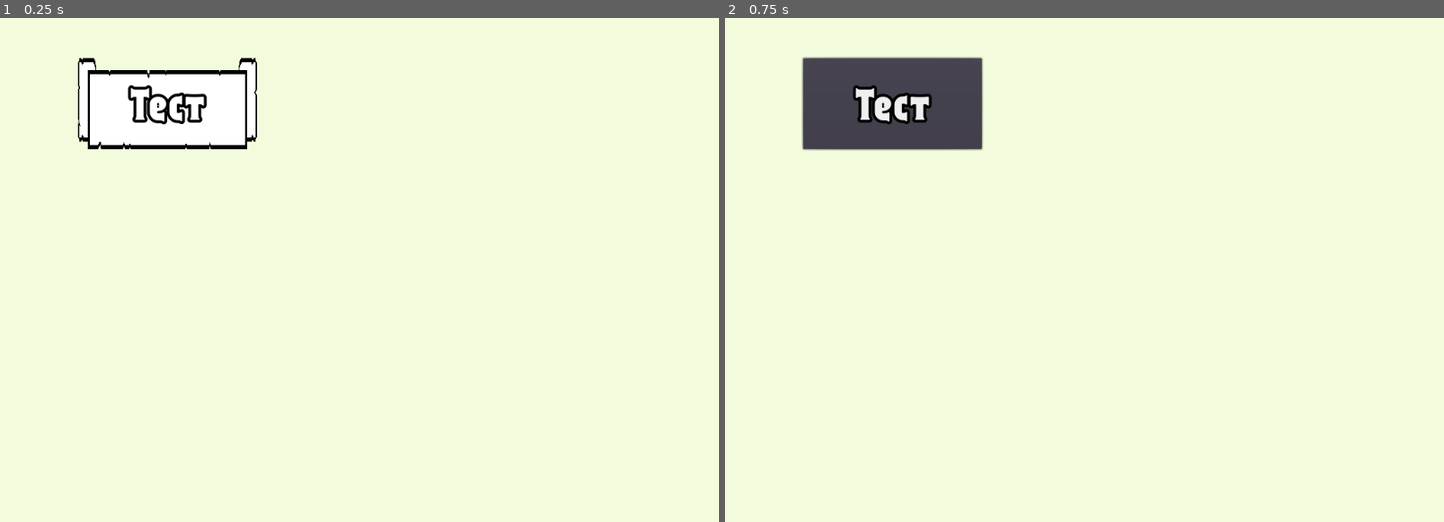
Above: before the commit, frames 1-2 (left to right).
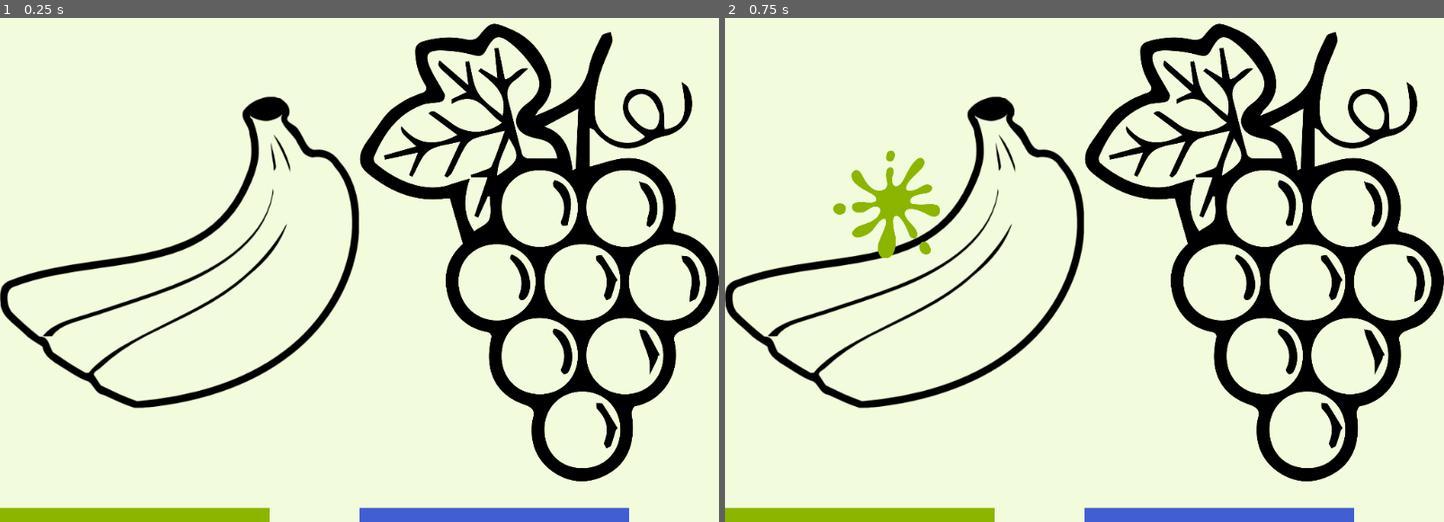
Above: after the commit, the same moments.

Repository: jandarm/Splatt
Game: Godot game, scene res://Scenes/VS/VS.tscn
Same seed, same stepped clock (60 frames per second), same inputs: the game is played once before the commit and once after it. Before the commit the project starts from res://Scenes/Main/Main.tscn.
Inputs (mouse positions are in pixels of both pictures, inside the frame that each line leads up to):
- Up to frame 1 (0.25 s): no input
- Up to frame 2 (0.75 s): click (890, 103) at 0.5 s, where only the run before the commit has a clickable "Тест"

The runs differ from the first frame. In frame 1, 21% of the frame differs, in the area x 0-100%, y 1-100%; in frame 2, 22%.

Commit message:
Game over scene
Added game over with changable color.
There are no more piss and cum.

Diff:
--- a/Assets/Buttons.tres
+++ b/Assets/Buttons.tres
@@ -11,9 +11,10 @@
 
 [sub_resource type="StyleBoxTexture" id=2]
 texture = ExtResource( 1 )
-region_rect = Rect2( 28, 407, 321, 68 )
+region_rect = Rect2( 339, 82, 66, 66 )
 
 [resource]
+resource_local_to_scene = true
 Button/colors/font_color = Color( 1, 1, 1, 1 )
 Button/colors/font_color_disabled = Color( 0.9, 0.9, 0.9, 0.2 )
 Button/colors/font_color_hover = Color( 0.94, 0.94, 0.94, 1 )
--- /dev/null
+++ b/Scenes/Main/Game_over.tscn
@@ -0,0 +1,115 @@
+[gd_scene load_steps=11 format=2]
+
+[ext_resource path="res://Assets/Capitalist.ttf" type="DynamicFontData" id=1]
+[ext_resource path="res://Assets/Splatter/win_splash.png" type="Texture" id=2]
+[ext_resource path="res://Script/Main/Game_over.gd" type="Script" id=3]
+[ext_resource path="res://Sound/GameOver.wav" type="AudioStream" id=4]
+
+[sub_resource type="DynamicFont" id=7]
+size = 50
+outline_size = 4
+outline_color = Color( 0, 0, 0, 1 )
+font_data = ExtResource( 1 )
+
+[sub_resource type="StyleBoxTexture" id=8]
+texture = ExtResource( 2 )
+region_rect = Rect2( 0, 0, 600, 514 )
+modulate_color = Color( 0.145098, 0.686275, 0.662745, 1 )
+
+[sub_resource type="StyleBoxTexture" id=9]
+texture = ExtResource( 2 )
+region_rect = Rect2( 0, 0, 600, 514 )
+
+[sub_resource type="StyleBoxTexture" id=10]
+texture = ExtResource( 2 )
+region_rect = Rect2( 0, 0, 600, 514 )
+
+[sub_resource type="Theme" id=11]
+resource_local_to_scene = true
+Button/colors/font_color = Color( 1, 1, 1, 1 )
+Button/colors/font_color_disabled = Color( 0.9, 0.9, 0.9, 0.2 )
+Button/colors/font_color_hover = Color( 0.94, 0.94, 0.94, 1 )
+Button/colors/font_color_pressed = Color( 1, 1, 1, 1 )
+Button/constants/hseparation = 2
+Button/fonts/font = SubResource( 7 )
+Button/styles/disabled = null
+Button/styles/focus = null
+Button/styles/hover = SubResource( 8 )
+Button/styles/normal = SubResource( 9 )
+Button/styles/pressed = SubResource( 10 )
+
+[sub_resource type="Animation" id=6]
+resource_name = "Idle"
+length = 1.6
+loop = true
+tracks/0/type = "bezier"
+tracks/0/path = NodePath(".:rect_scale:x")
+tracks/0/interp = 1
+tracks/0/loop_wrap = true
+tracks/0/imported = false
+tracks/0/enabled = true
+tracks/0/keys = {
+"points": PoolRealArray( 1, 0, 0, 0, 0, 0.9, 0, 0, 0, 0, 1, 0, 0, 0, 0, 0.9, 0, 0, 0, 0, 1, 0, 0, 0, 0 ),
+"times": PoolRealArray( 0, 0.4, 0.8, 1.2, 1.6 )
+}
+tracks/1/type = "bezier"
+tracks/1/path = NodePath(".:rect_scale:y")
+tracks/1/interp = 1
+tracks/1/loop_wrap = true
+tracks/1/imported = false
+tracks/1/enabled = true
+tracks/1/keys = {
+"points": PoolRealArray( 1, 0, 0, 0, 0, 0.9, 0, 0, 0, 0, 1, 0, 0, 0, 0, 0.9, 0, 0, 0, 0, 1, 0, 0, 0, 0 ),
+"times": PoolRealArray( 0, 0.4, 0.8, 1.2, 1.6 )
+}
+tracks/2/type = "bezier"
+tracks/2/path = NodePath(".:rect_rotation")
+tracks/2/interp = 1
+tracks/2/loop_wrap = true
+tracks/2/imported = false
+tracks/2/enabled = true
+tracks/2/keys = {
+"points": PoolRealArray( 0, 0, 0, 0, 0, 5, 0, 0, 0, 0, -5, 0, 0, 0, 0, 0, 0, 0, 0, 0 ),
+"times": PoolRealArray( 0, 0.4, 1.2, 1.6 )
+}
+
+[node name="Control" type="Control"]
+anchor_right = 1.0
+anchor_bottom = 1.0
+script = ExtResource( 3 )
+__meta__ = {
+"_edit_use_anchors_": false
+}
+
+[node name="Button" type="Button" parent="."]
+anchor_left = 0.5
+anchor_top = 0.5
+anchor_right = 0.5
+anchor_bottom = 0.5
+margin_left = -512.0
+margin_top = -384.0
+margin_right = 512.0
+margin_bottom = 384.0
+grow_horizontal = 2
+grow_vertical = 2
+rect_pivot_offset = Vector2( 512, 384 )
+focus_mode = 0
+mouse_default_cursor_shape = 2
+size_flags_horizontal = 4
+size_flags_vertical = 4
+theme = SubResource( 11 )
+enabled_focus_mode = 0
+text = "Красные победили!"
+__meta__ = {
+"_edit_use_anchors_": false
+}
+
+[node name="AnimationPlayer" type="AnimationPlayer" parent="Button"]
+autoplay = "Idle"
+anims/Idle = SubResource( 6 )
+
+[node name="AudioStreamPlayer2D" type="AudioStreamPlayer2D" parent="."]
+stream = ExtResource( 4 )
+autoplay = true
+attenuation = 0.574349
+[connection signal="pressed" from="Button" to="." method="_on_Button_pressed"]
--- a/Scenes/Main/Main.tscn
+++ b/Scenes/Main/Main.tscn
@@ -1,6 +1,31 @@
-[gd_scene load_steps=2 format=2]
+[gd_scene load_steps=6 format=2]
 
-[ext_resource path="res://Assets/Buttons.tres" type="Theme" id=2]
+[ext_resource path="res://Assets/Capitalist.ttf" type="DynamicFontData" id=1]
+[ext_resource path="res://Assets/UI/UI_Elements01.png" type="Texture" id=2]
+
+[sub_resource type="DynamicFont" id=1]
+size = 50
+outline_size = 4
+outline_color = Color( 0, 0, 0, 1 )
+font_data = ExtResource( 1 )
+
+[sub_resource type="StyleBoxTexture" id=2]
+texture = ExtResource( 2 )
+region_rect = Rect2( 339, 82, 66, 66 )
+
+[sub_resource type="Theme" id=3]
+resource_local_to_scene = true
+Button/colors/font_color = Color( 1, 1, 1, 1 )
+Button/colors/font_color_disabled = Color( 0.9, 0.9, 0.9, 0.2 )
+Button/colors/font_color_hover = Color( 0.94, 0.94, 0.94, 1 )
+Button/colors/font_color_pressed = Color( 1, 1, 1, 1 )
+Button/constants/hseparation = 2
+Button/fonts/font = SubResource( 1 )
+Button/styles/disabled = null
+Button/styles/focus = null
+Button/styles/hover = null
+Button/styles/normal = SubResource( 2 )
+Button/styles/pressed = null
 
 [node name="Main" type="Control"]
 anchor_right = 1.0
@@ -17,7 +42,7 @@
 margin_bottom = 237.0
 focus_mode = 0
 mouse_default_cursor_shape = 2
-theme = ExtResource( 2 )
+theme = SubResource( 3 )
 shortcut_in_tooltip = false
 enabled_focus_mode = 0
 text = "Тест"
--- a/Scenes/Main/Manager.tscn
+++ b/Scenes/Main/Manager.tscn
@@ -6,12 +6,14 @@
 [ext_resource path="res://Sound/IG2 HIGh.wav" type="AudioStream" id=4]
 [ext_resource path="res://Background/Banana.png" type="Texture" id=5]
 [ext_resource path="res://Background/Grape.png" type="Texture" id=6]
+[ext_resource path="res://Scenes/Main/Game_over.tscn" type="PackedScene" id=7]
 
 [node name="Manager" type="Node"]
 script = ExtResource( 1 )
 music_low = ExtResource( 2 )
 music_med = ExtResource( 3 )
 music_high = ExtResource( 4 )
+Game_over_scene = ExtResource( 7 )
 Left_team_background = ExtResource( 5 )
 Right_team_background = ExtResource( 6 )
 Colours = {
--- a/Scenes/Splatter/Splatter.tscn
+++ b/Scenes/Splatter/Splatter.tscn
@@ -10,7 +10,7 @@
 shader_param/silhouette_color = null
 
 [sub_resource type="CircleShape2D" id=2]
-radius = 55.2293
+radius = 21.7359
 
 [node name="RigidBody2D" type="RigidBody2D"]
 mass = 1.02041
@@ -21,15 +21,16 @@
 
 [node name="Sprite" type="Sprite" parent="."]
 material = SubResource( 1 )
+position = Vector2( -7.94595, 4.76758 )
 scale = Vector2( 0.3, 0.3 )
 texture = ExtResource( 1 )
 
 [node name="CollisionShape2D" type="CollisionShape2D" parent="."]
-position = Vector2( 6.306, 5.98996 )
+position = Vector2( 1.0087, 0.162919 )
 shape = SubResource( 2 )
 
 [node name="VisibilityNotifier2D" type="VisibilityNotifier2D" parent="."]
-position = Vector2( -3.25195, -3.25196 )
-scale = Vector2( 0.855795, 0.855795 )
+position = Vector2( -0.691589, -0.691589 )
+scale = Vector2( 0.237775, 0.237776 )
 rect = Rect2( -85, -85, 180, 180 )
 [connection signal="screen_exited" from="VisibilityNotifier2D" to="." method="_on_VisibilityNotifier2D_screen_exited"]
--- a/Scenes/VS/VS.tscn
+++ b/Scenes/VS/VS.tscn
@@ -9,16 +9,16 @@
 script = ExtResource( 3 )
 Splatter = ExtResource( 1 )
 
-[node name="Piss" parent="." instance=ExtResource( 2 )]
+[node name="PuddleLeft" parent="." instance=ExtResource( 2 )]
 position = Vector2( 0, 384 )
 
-[node name="Water_polygon" parent="Piss" index="0"]
+[node name="Water_polygon" parent="PuddleLeft" index="0"]
 color = Color( 1, 0.760784, 0.0392157, 0.745098 )
 
-[node name="Cum" parent="." instance=ExtResource( 2 )]
+[node name="PuddleRight" parent="." instance=ExtResource( 2 )]
 position = Vector2( 512, 384 )
 
-[node name="Water_polygon" parent="Cum" index="0"]
+[node name="Water_polygon" parent="PuddleRight" index="0"]
 color = Color( 0.537255, 0.0470588, 0.909804, 0.745098 )
 
 [node name="MusicPlayer" type="AudioStreamPlayer" parent="."]
@@ -31,12 +31,13 @@
 [node name="Background" type="HSplitContainer" parent="."]
 margin_right = 1024.0
 margin_bottom = 768.0
+dragger_visibility = 2
 __meta__ = {
 "_edit_use_anchors_": false
 }
 
 [node name="LeftTeamBG" type="TextureRect" parent="Background"]
-margin_right = 506.0
+margin_right = 512.0
 margin_bottom = 768.0
 grow_horizontal = 2
 grow_vertical = 2
@@ -49,7 +50,7 @@
 }
 
 [node name="RightTeamBG" type="TextureRect" parent="Background"]
-margin_left = 518.0
+margin_left = 512.0
 margin_right = 1024.0
 margin_bottom = 768.0
 grow_horizontal = 2
@@ -62,6 +63,6 @@
 "_edit_use_anchors_": false
 }
 
-[editable path="Piss"]
+[editable path="PuddleLeft"]
 
-[editable path="Cum"]
+[editable path="PuddleRight"]
--- /dev/null
+++ b/Script/Main/Game_over.gd
@@ -0,0 +1,11 @@
+extends Node
+
+
+func _ready():
+	get_node("Button").theme.get_stylebox("Hover", "" ).modulate_color = Color("#25afa9")
+	pass
+
+
+func _on_Button_pressed():
+	get_tree().quit()
+	pass
--- a/Script/Main/Main.gd
+++ b/Script/Main/Main.gd
@@ -8,8 +8,8 @@
 var window_size
 var ev
 
-var puddle_piss
-var puddle_cum
+var puddle_left
+var puddle_right
 
 var left_bg
 var right_bg
@@ -20,8 +20,8 @@
 var sound
 
 func _ready():
-	puddle_piss = get_node("Piss")
-	puddle_cum = get_node("Cum")
+	puddle_left = get_node("PuddleLeft")
+	puddle_right = get_node("PuddleRight")
 
 	left_bg = get_node("Background/LeftTeamBG")
 	right_bg = get_node("Background/RightTeamBG")
@@ -29,14 +29,14 @@
 	left_bg.texture = Manager.Left_team_background
 	right_bg.texture = Manager.Right_team_background
 
-	puddle_piss.water_polygon.set_color(Manager.Left_team_color)
-	puddle_cum.water_polygon.set_color(Manager.Right_team_color)
+	puddle_left.water_polygon.set_color(Manager.Left_team_color)
+	puddle_right.water_polygon.set_color(Manager.Right_team_color)
 
-	puddle_piss.position.y = get_viewport().size.y - 20
-	puddle_cum.position.y = get_viewport().size.y - 20
+	puddle_left.position.y = get_viewport().size.y - 20
+	puddle_right.position.y = get_viewport().size.y - 20
 
-	puddle_piss.connect("hit", self, "hit_piss")
-	puddle_cum.connect("hit", self, "hit_cum")
+	puddle_left.connect("hit", self, "hit_left")
+	puddle_right.connect("hit", self, "hit_right")
 
 	music = get_node("MusicPlayer")
 	sound = get_node("SFPlayer")
@@ -60,18 +60,18 @@
 #			new_splat.position = get_viewport().get_mouse_position()
 #			new_splat.change_tint("purple")
 #			add_child(new_splat)
-	if(puddle_piss.position.y < 0):
-		get_tree().quit()
-	elif(puddle_cum.position.y < 0):
-		get_tree().quit()
+	if(puddle_left.position.y < 0):
+		music.stop()
+	elif(puddle_right.position.y < 0):
+		music.stop()
 	pass
 
-func hit_piss():
-	puddle_piss.position.y -= 40
+func hit_left():
+	puddle_left.position.y -= 40
 	pass
 
-func hit_cum():
-	puddle_cum.position.y -= 40
+func hit_right():
+	puddle_right.position.y -= 40
 	pass
 
 func _input(event):
@@ -85,6 +85,7 @@
 			var new_splat = Splatter.instance()
 			new_splat.position = get_viewport().get_mouse_position()
 			new_splat.change_tint(Manager.Left_team_color)
+			#new_splat.show_behind_parent = true
 			add_child(new_splat)
 			sound.play()
 			#take care of scaling!!!!!!!!
@@ -93,6 +94,7 @@
 			var new_splat = Splatter.instance()
 			new_splat.position = get_viewport().get_mouse_position()
 			new_splat.change_tint(Manager.Right_team_color)
+			#new_splat.show_behind_parent = true
 			add_child(new_splat)
 			sound.play()
 
@@ -106,23 +108,23 @@
 
 
 func maestro_music():
-	if(puddle_piss.position.y < get_viewport().size.y/1.8):
+	if(puddle_left.position.y < get_viewport().size.y/1.8):
 		if(game_stage == 0):
 			game_stage += 1
 			music.set_stream(Manager.music_med)
 			music.play()
-	elif(puddle_cum.position.y < get_viewport().size.y/1.8):
+	elif(puddle_right.position.y < get_viewport().size.y/1.8):
 		if(game_stage == 0):
 			game_stage += 1
 			music.set_stream(Manager.music_med)
 			music.play()
 
-	if(puddle_piss.position.y < get_viewport().size.y/4):
+	if(puddle_left.position.y < get_viewport().size.y/4):
 		if(game_stage == 1):
 			game_stage += 1
 			music.set_stream(Manager.music_high)
 			music.play()
-	elif(puddle_cum.position.y < get_viewport().size.y/4):
+	elif(puddle_right.position.y < get_viewport().size.y/4):
 		if(game_stage == 1):
 			game_stage += 1
 			music.set_stream(Manager.music_high)
--- a/Script/Main/Manager.gd
+++ b/Script/Main/Manager.gd
@@ -3,6 +3,8 @@
 export(AudioStreamSample) var music_low
 export(AudioStreamSample) var music_med
 export(AudioStreamSample) var music_high
+
+export (PackedScene) var Game_over_scene
 
 var Left_team_color : Color
 var Right_team_color : Color
@@ -31,7 +33,6 @@
 }
 
 
-
 func _ready():
 	print(settt(Colours.Blue))
 
--- a/Script/Splatter/Splatter.gd
+++ b/Script/Splatter/Splatter.gd
@@ -1,6 +1,7 @@
 extends RigidBody2D
 
 onready var motion = self.applied_force
+var sprite
 
 func _ready():
 	pass
@@ -9,7 +10,7 @@
 	queue_free()
 	pass
 
-func change_tint(given_color):
+func change_tint(given_color: Color):
 	get_node("Sprite").material.set("shader_param/silhouette_color", given_color)
 	#for rappid fire
 #	randomize()
--- a/project.godot
+++ b/project.godot
@@ -16,7 +16,7 @@
 [application]
 
 config/name="Пятна"
-run/main_scene="res://Scenes/Main/Main.tscn"
+run/main_scene="res://Scenes/VS/VS.tscn"
 config/use_custom_user_dir=true
 config/custom_user_dir_name="UserSaves"
 config/icon="res://icon.png"
Binary file added: Assets/Splatter/win_splash.png
Not shown, added: Assets/Splatter/win_splash.png.import
Not shown: 1 places in Scenes/Main/Manager.tscn that only renumber resources
Not shown, added: Sound/GameOver.wav.import
Not shown, added: Sound/GameOver.wav
Not shown, changed: Sound/IG2 HIGh.mp3
Not shown, removed: Sound/IG2 Low.mp3
Not shown, changed: Sound/IG2 Med.mp3
